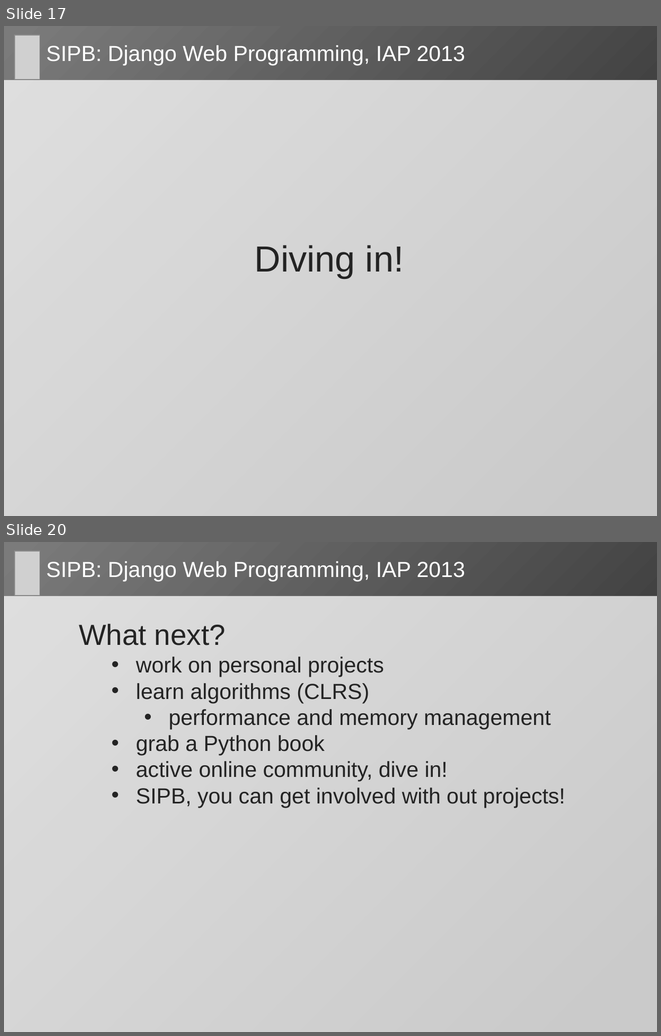
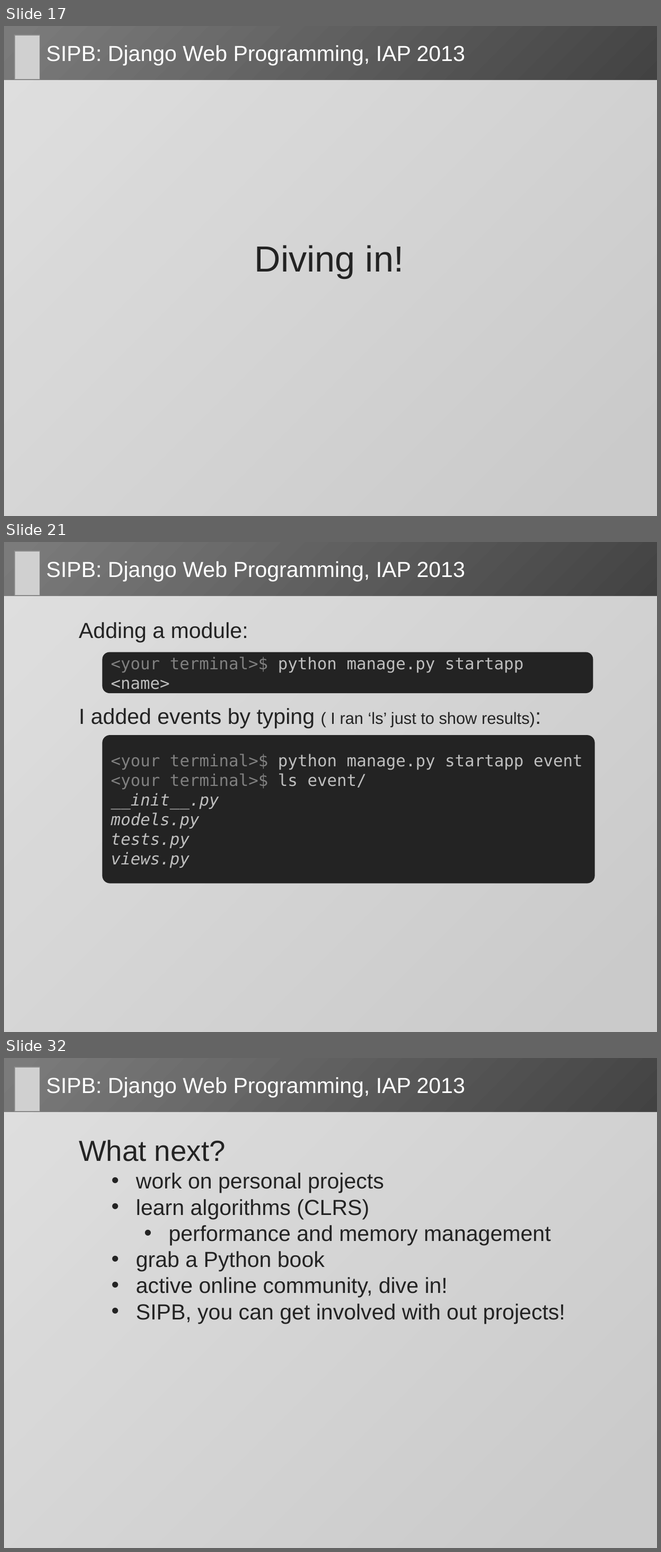
Before and after one commit to dlukeomalley/SIPB_django_class, a slide deck: slides/django_slides.pptx. Shown one above the other, each under a label of ours: slides 17 and 20 before the commit, slides 17, 21 and 32 after it; the slides between them are not shown. The pictures are 661x1036 and 661x1552 pixels, drawn with LibreOffice and Linux fonts; fonts in the diff are those of the drawing; grey boxes stand for pictures. Boxes give left, top, right and bottom in pixels: in the first picture for what was removed or moved away, otherwise in the second. Text is boxed around its words. In the diff, an @@ line names an element or a change of style, - is before the commit and + after.

Commit message:
basic event functionality added

```diff
--- a/slides/django_slides.pptx
+++ b/slides/django_slides.pptx
@@ slide 21 added at [4, 542, 657, 1032], background gradient #7B7B7B to #232323 @@
@@ picture added at [15, 551, 40, 596] @@
@@ title added at [46, 561, 465, 582], 24 pt, text #FFFFFF @@
+SIPB: Django Web Programming, IAP 2013
@@ rounded rectangle added at [4, 596, 657, 1032], fill #FFFFFF at 76% opacity @@
@@ text added at [79, 622, 248, 642], 24 pt, text #232323 @@
+  Adding a module:
@@ rounded rectangle added at [103, 652, 593, 694], fill #232323, 18 pt, text #BFBFBF @@
+<your terminal>$ python manage.py startapp <name>
@@ text added at [79, 708, 535, 729], 18 pt, text #232323 @@
+  I added events by typing ( I ran ‘ls’ just to show results):
@@ rounded rectangle added at [103, 735, 595, 883], fill #232323, 18 pt, text #BFBFBF @@
+<your terminal>$ python manage.py startapp event
+<your terminal>$ ls event/
+__init__.py
+models.py
+tests.py
+views.py
@@ what was slide 20 is now slide 32 @@
```
Also in this commit, not shown: 2 slides changed, 11 other slides added, 7 other files.
